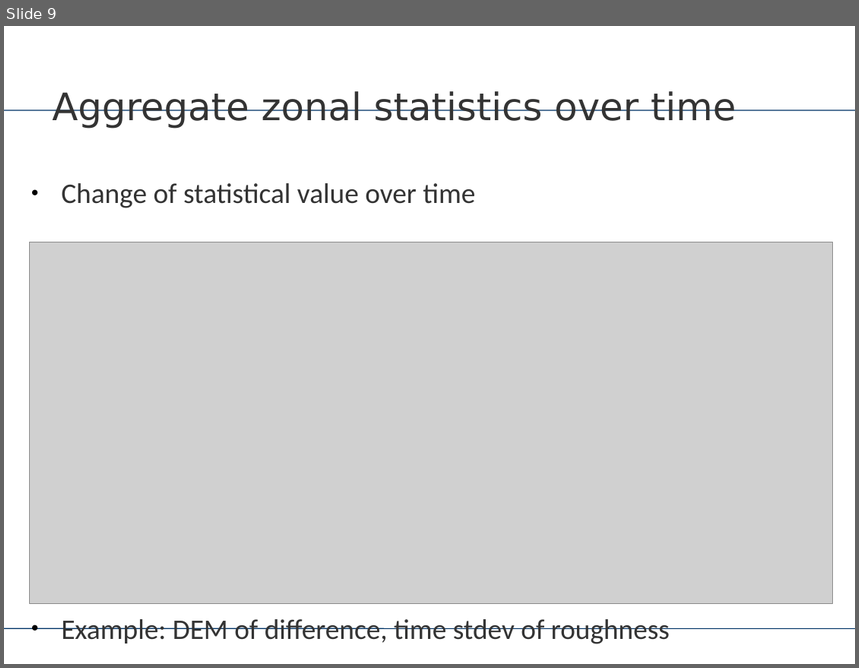
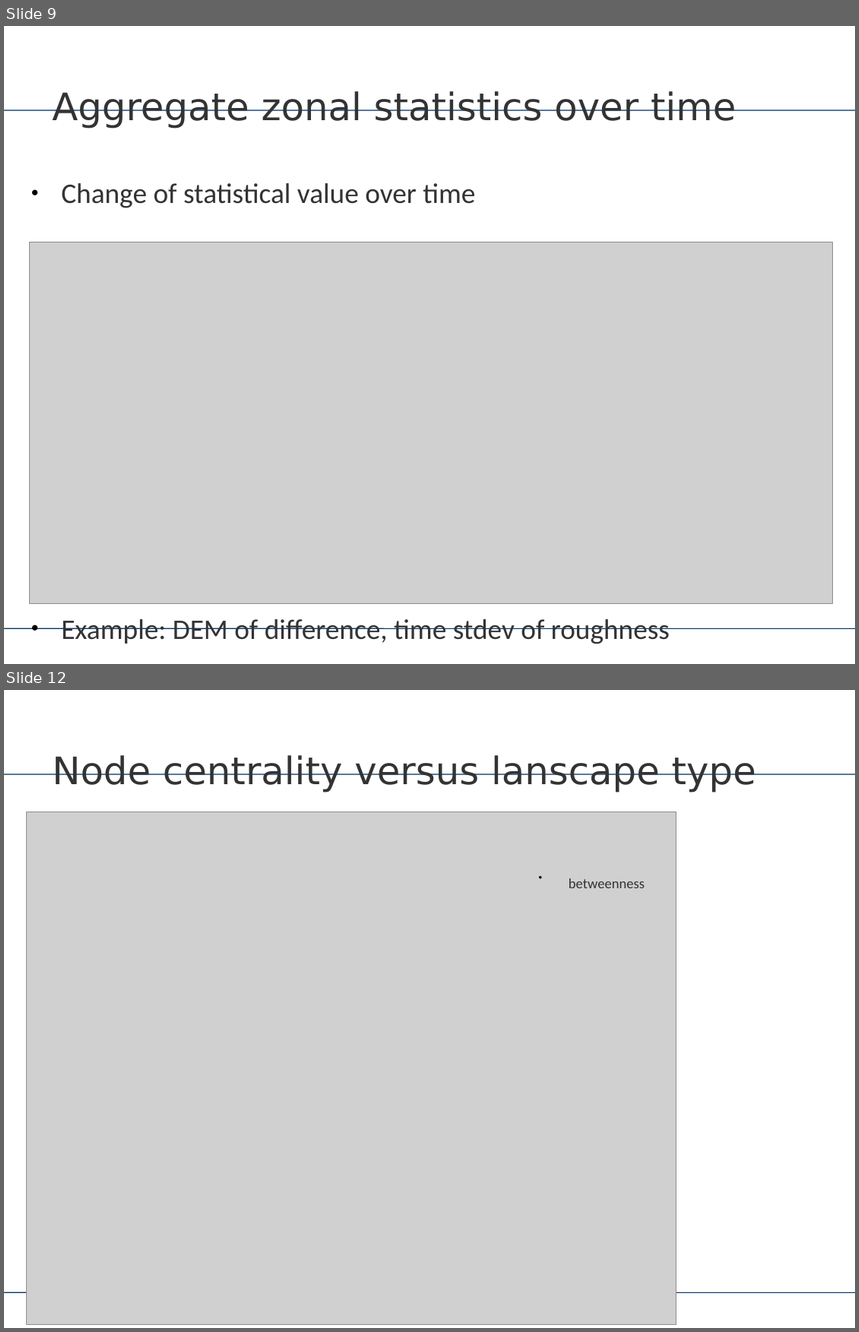
Before and after one commit to Geo-X-Hackathon/lem_network, a slide deck: Hackathon_network.pptx. Shown one above the other, each under a label of ours: slide 9 before the commit, slides 9 and 12 after it; the slides between them are not shown. The pictures are 859x668 and 859x1332 pixels, drawn with LibreOffice and Linux fonts; fonts in the diff are those of the drawing; grey boxes stand for pictures. Boxes give left, top, right and bottom in pixels: in the first picture for what was removed or moved away, otherwise in the second. Text is boxed around its words. In the diff, an @@ line names an element or a change of style, - is before the commit and + after.

```diff
--- a/Hackathon_network.pptx
+++ b/Hackathon_network.pptx
@@ slide 12 added at <box>4,690,855,1328</box>, background #FFFFFF; not listed: 2 template elements that a slide beside it also shows @@
@@ text added at <box>52,755,756,793</box>, 32 pt, text #333333 @@
+Node centrality versus lanscape type
@@ picture added at <box>26,812,677,1325</box> @@
@@ text added at <box>569,878,645,888</box>, 12 pt, text #333333 @@
+● betweenness
```
Also in this commit, not shown: 2 slides changed, 1 other slide added, 1 slide removed, 1 other file.
